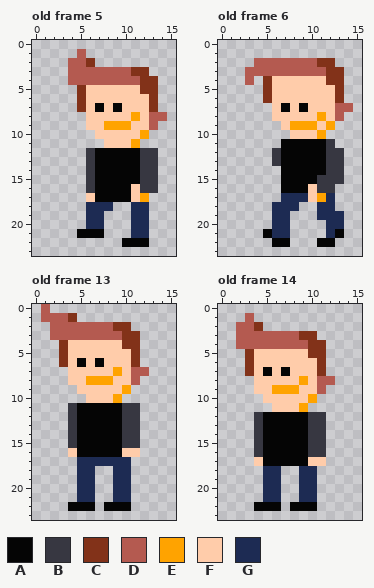
Edited in one commit: pixel-art file (assets/asesprite/citizen3.ase). The picture above was drawn from the file before the commit.
24x24 pixels, 166 frames. Colours within 5 levels of each other are drawn and written as one. Shown: old frame 5: x 0..15, y 0..23; old frame 6: x 0..15, y 0..23; old frame 13: x 0..15, y 0..23; old frame 14: x 0..15, y 0..23. The commit also changed other frames, which this record leaves out.
Palette (. is transparent): A #050505  B #373741  C #823219  D #b45a50  E #ffa300  F #ffccaa  G #1d2b53
After the commit:
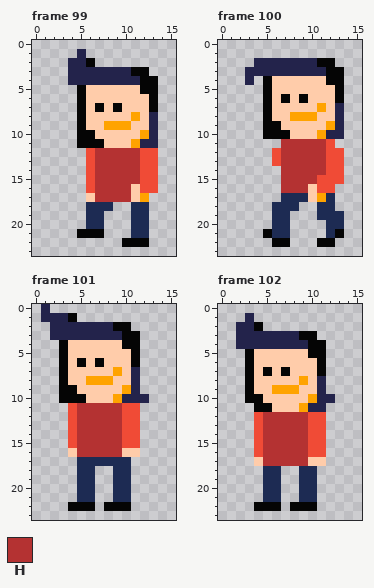
Colours new in this view: H #b43232
A new or re-ordered frame is compared with the old frame closest to it.
What changed:
frames 166 -> 175
Colour B changes from #373741 to #f04b36.
Colour D changes from #b45a50 to #23234b.
Frame 99 is new; against old frame 5:
The author put colour A in rows 8 to 9 at x 5; in row 10 at x 5 to 6; in row 11 at x 5 to 7.
Colour C becomes colour A in row 2 at x 6; in row 3 at x 11 to 12; in row 4 at x 12 to 13; in row 5 at x 5 and 12 to 13; in rows 6 to 7 at x 5 and 13.
The author put colour D in row 10 at x 13; in row 11 at x 12 to 13.
Colour A becomes colour H in rows 12 to 15 at x 7 to 11; in rows 16 to 17 at x 7 to 10.
The author cleared colour D in row 8 at x 14.
Frame 100 is new; against old frame 6:
The author put colour A in rows 7 to 8 at x 5; in row 9 at x 5 to 6; in row 10 at x 5 to 7.
Colour C becomes colour A in row 2 at x 11 to 12; in row 3 at x 12 to 13; in row 4 at x 5 and 12 to 13; in rows 5 to 6 at x 5 and 13.
Colour F becomes colour A in row 6 at x 7 and 9.
The author put colour D in row 9 at x 13; in row 10 at x 12 to 13.
Colour F becomes colour E in row 7 at x 11; in row 8 at x 8 to 10.
Colour A becomes colour F in row 7 at x 7 and 9.
Colour E becomes colour F in row 8 at x 11; in row 9 at x 8 to 10.
Colour A becomes colour H in rows 11 to 14 at x 7 to 11; in row 15 at x 7 to 10; in row 16 at x 7 to 9.
The author cleared colour D in row 7 at x 14.
Frame 101 is new; against old frame 13:
The author put colour A in rows 7 to 8 at x 3; in row 9 at x 3 to 4; in row 10 at x 3 to 5.
Colour C becomes colour A in row 1 at x 4; in row 2 at x 9 to 10; in row 3 at x 10 to 11; in row 4 at x 3 and 10 to 11; in rows 5 to 6 at x 3 and 11.
The author put colour D in row 9 at x 11; in row 10 at x 10 to 12.
Colour A becomes colour H in rows 11 to 16 at x 5 to 9.
The author cleared colour D in row 7 at x 12.
Frame 102 is new; against old frame 14:
The author put colour A in rows 8 to 9 at x 3; in row 10 at x 3 to 4; in row 11 at x 4 to 5.
Colour C becomes colour A in row 2 at x 4; in row 3 at x 9 to 10; in row 4 at x 10 to 11; in row 5 at x 3 and 10 to 11; in rows 6 to 7 at x 3 and 11.
The author put colour D in row 10 at x 11 to 12; in row 11 at x 10 to 11.
Colour A becomes colour H in rows 12 to 17 at x 5 to 9.
The author cleared colour D in row 8 at x 12.
